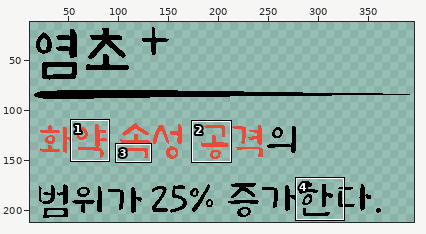
Pixel-art file, stored at 과거시험 시제/이미지 작업/interface/sk&item/item/old/item06Info.aseprite. Above: a wide view before the commit, with the close-up outlined.
Close-up. Before the edit:
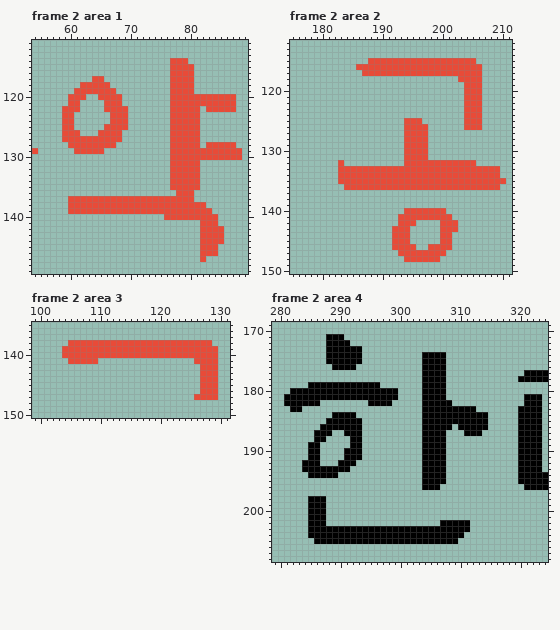
400x560 pixels, 3 frames. Shown: frame 2 area 1: x 54..89, y 111..149; frame 2 area 2: x 175..211, y 112..150; frame 2 area 3: x 99..131, y 135..150; frame 2 area 4: x 279..324, y 169..208. The wide view leaves out empty margins. The commit also changed other frames or places, which this record leaves out.
After:
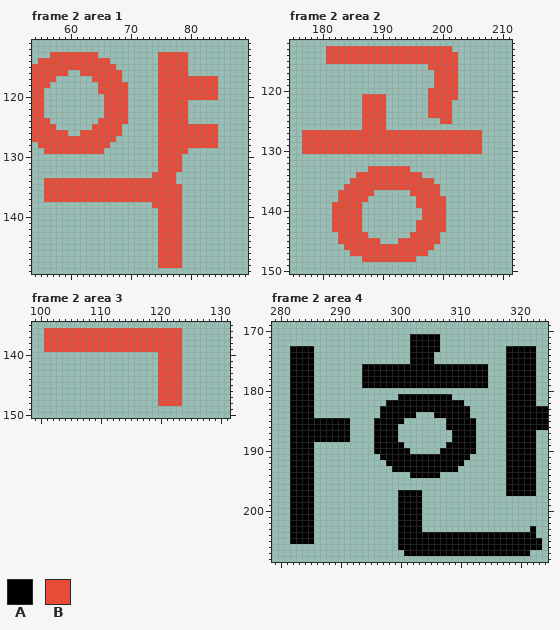
Palette (. is transparent): A #000000  B #e84b38
Change:
Changed rows in their new state; - is an unchanged pixel.
Frame 2 area 1, layer "text":
first column x 54:
113 ---BBBBBBBB----------BBBBB---------
114 -BBBBBBBBBBBB--------BB------------
115 BBBBBBBBBBBBBB-------BB---.--------
116 BBBBBB--BBBBBBB------BB---.--------
117 BBBB--------BBB------BB----BBBB----
118 BBB-----...--BBB-----BB----BBBB----
119 BB-----....---BB-----BB----BBBB----
120 BB----...--.---B-----BB--------...-
121 BB----..-------B-----BB---........-
122 BB---...-------------BB---..-.....-
123 BB---..-----B--------BB---..-------
124 BBB--..----BB--------BB---..-------
125 BBBB-..---BB---.-----BB-----BBB----
126 BBBBB-..BBB----------BB-----BBB----
127 BBBBB---------.------BB-----BBB----
128 -BBBBB-------.-------BB-----B--...-
129 .-BBBBB--------------BB---.........
130 ---------------------BB--..........
131 ---------------------BB--...-------
132 ---------------------BB--...-------
133 --------------------BBB-....-------
134 --BBBBBBBBBBBBBBBBBBBBB-....-------
135 --BBBBBBBBBBBBBBBBBBBBB--...-------
136 --BBBBBBBBBBBBBBBBBBBBBB-..--------
137 --BBBB-------------------..--------
138 ------..............-----....------
139 ------...............----.....-----
140 ---------------------B---......----
141 ---------------------BBBB---...----
142 ---------------------BBBB---....---
143 ---------------------BBBB---....---
144 ---------------------BBBB---....---
145 ---------------------BBBB---...----
146 ---------------------BBBB---...----
147 ---------------------BBBB---.------
148 ---------------------BBBB----------
Frame 2 area 2, layer "text":
first column x 177:
113 ----BBBBBBBBBBBBBBBBBBBBB---------
114 ----BBBBBBBBBBBBBBBBBBBBBB--------
115 ----BBBBBBB---------------...-----
116 ---------............-----....----
117 ----------............----....----
118 ----------------------BBBB....----
119 ----------------------BBBB-...----
120 ---------------------BBBBB-...----
121 ----------BBBB-------BBBBB-...----
122 ----------BBBB-------BBBB--...----
123 ----------BBBB-------BBBB--...----
124 ----------BBBB-------BBBB--...----
125 ----------BBBB---...---BB--...----
126 ----------BBBB---....------...----
127 BBBBBBBBBBBBBBBBB----BBBBBBBBB----
128 BBBBBBBBBBBBBBBBB----BBBBBBBBB----
129 BBBBBBBBBBBBBBBBB----BBBBBBBBB----
130 BBBBBBBBBBBBBBBBB----BBBBBBBBB----
131 -----------------....-------------
132 ------.----------............-----
133 ------.....-------...............-
134 ------...-----------.............-
135 ------..--------------............
136 -----------------------..........-
137 ------BBBBBB------BBBBB-----------
138 ------BBBBB--------BBBBB----------
139 -----BBBBB---------BBBBB----------
140 -----BBBBB-------...--------------
141 -----BBBBB------....----.---------
142 -----BBBBB------...BBBB-..--------
143 -----BBBBB-----...-BBBB-..--------
144 ------BBBBB----...BBBBB..---------
145 ------BBBBBBB--.--BBBBB..---------
146 -------BBBBBBBB----BB-...---------
147 --------BBBBBBBB-----...----------
148 ----------BBBBBBB--....-----------
Frame 2 area 3, layer "text":
first column x 101:
136 BBBBBBBBBBBBBBBBBBBBBBB------
137 BBBBBBBBBBBBBBBBBBBBBBB------
138 BBBB-------------------.....-
139 BBB--------------------......
140 ---................----......
141 ----.....----------BBBB--....
142 -------------------BBBB---...
143 -------------------BBBB---...
144 -------------------BBBB---...
145 -------------------BBBB---...
146 -------------------BBBB---...
147 -------------------BBBB--....
148 -------------------BBBB------
Frame 2 area 4, layer "text":
first column x 281:
171 -------...-----------AAAAA------------------
172 -------....----------AAAAA------------------
173 -AAAA--......--------AAAAA-----------AAAAA--
174 -AAAA--......--------AA--..----------AAAAA--
175 -AAAA--......--------AA--..----------AAAAA--
176 -AAAA---....-AAAAAAAAAA----AAAAAAA---AAAAA--
177 -AAAA--------AAAAAAAAAA----AAAAAAA---AAA--..
178 -AAAA--------AAAAAAAAAA----AAAAAAA---AA---..
179 -AAA-........---AAAAAAA----AAAAAAA---AAAAA--
180 -----..............----....----------AAAAA--
181 .----..............AAAA----A---------AAA--.-
182 .----.--------...-AAAAA-----AA-------AAA--.-
183 ---AA-----------AAAAAAA--------.-----AA----A
184 -AAAA---....----AAAAAA-..------...---AA----A
185 -AAAAAA----..--AAAAA---....-----..---AA----A
186 -AAAAA-----..--AAAA----....-A---..---AA----A
187 -AAAA---AA-..--AAAA----....-AA--.----AA---.-
188 -AAAA--AAAA..--AAAA----....-AAAA-----AA---.-
189 -AAA-.-----..--AAAAA---....AAAAA-----AA---.-
190 -AAA-.----...--AAAAAA--...-AAAAA-----AA---.-
191 -AAA-.----...---AAAAAAA----AAAA------AA---.-
192 -AA--.---...-----AAAAAA----AAA-------AA---.-
193 -AA--......-------AAAAA----AA--------AA---.-
194 -AAA-....------------AA---.----------AA---..
195 -AAAA------------------....----------AA---..
196 -AAAA------------------...-----------AAA--..
197 -AAAA--------------AAAA--------------AAAAA--
198 -AAA-..------------AAAA---------------------
199 -AAA-..------------AAAA---------------------
200 -AAA-..------------AAAA---------------------
201 -AAA-..------------AAAA---------------------
202 -AAA-..------------AAAA---.....-------------
203 -AAA-..............----........----------A--
204 -AAA-..............-----------AAAAAAAAAAAA--
205 -AAAA..............----------AAAAAAAAAAAAAA-
206 -------------------AAAAAAAAAAAAAAAAAAAAAAAA-
207 --------------------AAAAAAAAAAAAAAAAAAAAA---
Changed places in both close-ups, as pixel boxes (x1, y1, x2, y2):
changed: (32, 52, 242, 268)
changed: (302, 46, 506, 262)
changed: (44, 328, 218, 406)
changed: (284, 334, 548, 556)
